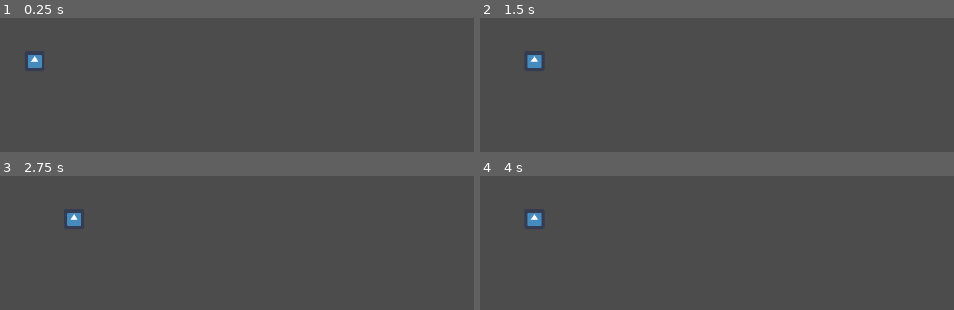
Above: before the commit, frames 1-4 (two rows, left to right).
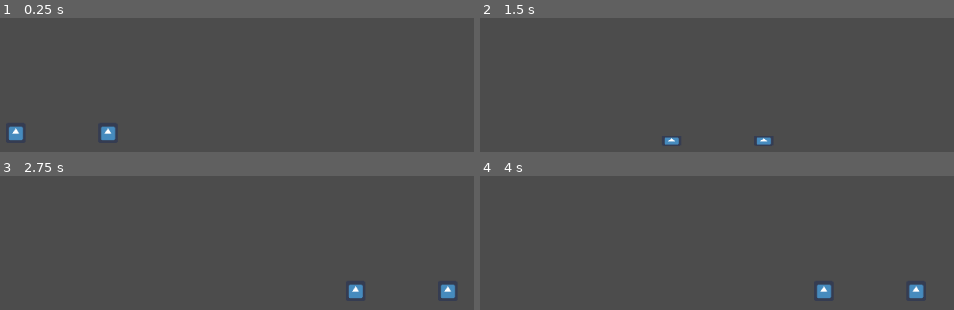
Above: after the commit, the same moments.

Repository: Clockknight/Chrono-Conflict
Game: Godot game, scene res://map.tscn
The game is run twice, just before and just after one commit, with the same random seed, the same clock (stepped at 60 frames per second) and the same inputs. The engine's default icon, where the game draws it, is replaced by a stand-in: a white triangle on a blue panel in a dark square.
Inputs:
- Up to frame 1 (0.25 s): no input
- Up to frame 2 (1.5 s): hold D (ui_p1right) 0.53-1.28 s; tap Down (ui_p2down) at 0.6 s; tap Left (ui_p2left) at 0.8, 1.35 s; hold S (ui_p1down) from 1.28 s (still down)
- Up to frame 3 (2.75 s): tap Right (ui_p2right) at 1.55, 2.1 s; release S (ui_p1down) at 2.03 s; hold D (ui_p1right) from 2.03 s (still down); tap Up (ui_p2up) at 2.3 s
- Up to frame 4 (4 s): release D (ui_p1right) at 2.78 s; hold W (ui_p1up) 2.78-3.53 s; tap Up (ui_p2up) at 2.85 s; tap Down (ui_p2down) at 3.05, 3.6 s; hold A (ui_p1left) from 3.53 s (still down); tap Left (ui_p2left) at 3.8 s

The runs differ from the first frame. In frame 1, 0.9% of the frame differs, in the area x 1-25%, y 27-92%; in frame 2, 0.7%; in frame 3, 0.9%; in frame 4, 1.0%, in the area x 9-94%, y 27-92%.
Error before the commit: Invalid get index 'x' (on base: 'KinematicBody2D (Orbulon.gd)'). (res://Orbulon.gd:18)

Commit message:
Functioning 2nd Orbulon

Diff:
--- a/Orbulon.gd
+++ b/Orbulon.gd
@@ -7,16 +7,17 @@
 var directional_input  = Vector2.ZERO
 var bottom_pos = 0
 
-var _up_string = "ui_p2up"
-var _down_string = "ui_p2down"
-var _left_string = "ui_p2left"
-var _right_string = "ui_p2right"
+var _up_string = "ui_p1up"
+var _down_string = "ui_p1down"
+var _left_string = "ui_p1left"
+var _right_string = "ui_p1right"
 var _p1_side = true
 var _bottom
 
 func _init():
-	if self.x > 0:
-		_p1_side = false
+	print("start")
+	#if self.position.x > 0:
+	#	_p1_side = false
 
 
 
@@ -32,6 +33,7 @@
 	var grounded = bottom_pos >= 0
 
 	print(bottom_pos)
+	print(directional_input)
 
 	if (grounded):
 		#X movement
--- a/map.tscn
+++ b/map.tscn
@@ -9,7 +9,7 @@
 [node name="Scene" type="Node2D"]
 
 [node name="test_Orbulon" type="KinematicBody2D" parent="."]
-position = Vector2( 0, -400 )
+position = Vector2( -373, -375 )
 script = ExtResource( 1 )
 
 [node name="CollisionShape2D" type="CollisionShape2D" parent="test_Orbulon"]
@@ -23,8 +23,15 @@
 [node name="char_bottom" type="Position2D" parent="test_Orbulon"]
 position = Vector2( 0, 64 )
 
+[node name="Camera2D" type="Camera2D" parent="."]
+current = true
+zoom = Vector2( 5, 5 )
+editor_draw_drag_margin = true
+
+[node name="test_Groundline" type="Sprite" parent="."]
+
 [node name="test_Orbulon2" type="KinematicBody2D" parent="."]
-position = Vector2( 0, -400 )
+position = Vector2( 217, -251 )
 script = ExtResource( 1 )
 
 [node name="CollisionShape2D" type="CollisionShape2D" parent="test_Orbulon2"]
@@ -37,10 +44,3 @@
 
 [node name="char_bottom" type="Position2D" parent="test_Orbulon2"]
 position = Vector2( 0, 64 )
-
-[node name="Camera2D" type="Camera2D" parent="."]
-current = true
-zoom = Vector2( 5, 5 )
-editor_draw_drag_margin = true
-
-[node name="test_Groundline" type="Sprite" parent="."]
